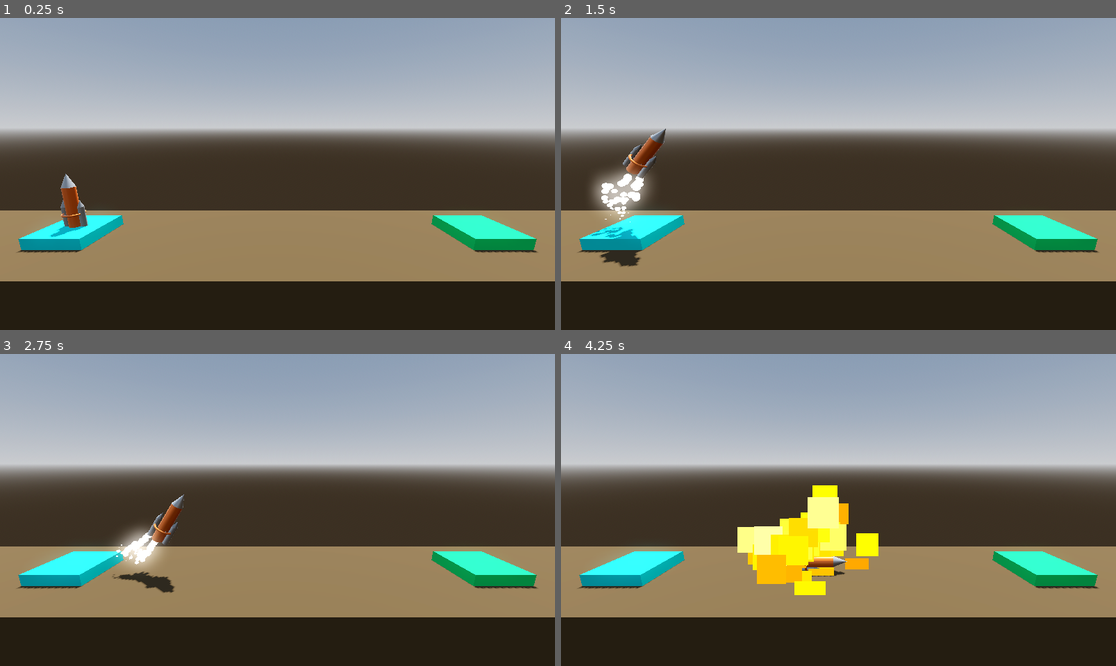
Above: before the commit, frames 1-4 (two rows, left to right).
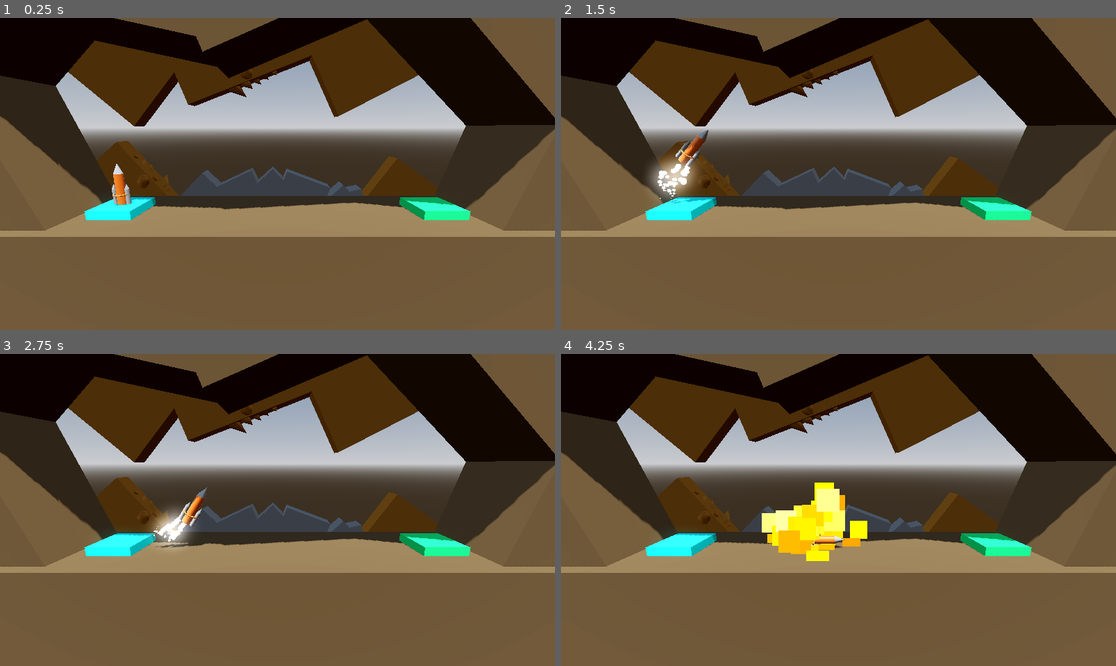
Above: after the commit, the same moments.

Repository: Tildozer/Boost
Game: Godot game, scene res://scenes/levels/level_1.tscn
The game is run twice, just before and just after one commit, with the same random seed, the same clock (stepped at 60 frames per second) and the same inputs.
Inputs:
- Up to frame 1 (0.25 s): no input
- Up to frame 2 (1.5 s): tap Enter at 0.5 s; hold D (rotate_right) 0.53-1.28 s; hold Space (boost) 0.53-1.28 s; hold A (rotate_left) from 1.28 s (still down); tap Space (boost) at 1.35 s
- Up to frame 3 (2.75 s): release A (rotate_left) at 2.03 s; hold D (rotate_right) from 2.03 s (still down); hold Space (boost) from 2.03 s (still down)
- Up to frame 4 (4.25 s): release Space (boost) at 2.78 s; tap Space (boost) at 2.85 s; release D (rotate_right) at 3.53 s; hold A (rotate_left) from 3.53 s (still down); hold Space (boost) from 3.53 s (still down)

The runs differ from the first frame. In frame 1, 74% of the frame differs, in the area x 0-100%, y 0-100%; in frame 2, 74%; in frame 3, 75%; in frame 4, 76%.

Commit message:
added enviroment, almost done with this game for lesson, add more once I'm done with blender lessons

Diff:
--- /dev/null
+++ b/assets/materials/backgroundBrown.tres
@@ -0,0 +1,4 @@
+[gd_resource type="StandardMaterial3D" format=3 uid="uid://bnsqu0mpgb60w"]
+
+[resource]
+albedo_color = Color(0.556622, 0.334998, 0, 1)
--- /dev/null
+++ b/assets/materials/floorColor.tres
@@ -0,0 +1,4 @@
+[gd_resource type="StandardMaterial3D" format=3 uid="uid://cw8o5bxiqug4a"]
+
+[resource]
+albedo_color = Color(0.30506, 0.230321, 0.123477, 1)
--- /dev/null
+++ b/assets/materials/stoneGrey.tres
@@ -0,0 +1,4 @@
+[gd_resource type="StandardMaterial3D" format=3 uid="uid://6n8vl7hu8wm0"]
+
+[resource]
+albedo_color = Color(0.439049, 0.439049, 0.439049, 1)
--- /dev/null
+++ b/scenes/enviroment/background.tscn
@@ -0,0 +1,121 @@
+[gd_scene load_steps=3 format=3 uid="uid://bi78dcd3salkd"]
+
+[ext_resource type="Material" uid="uid://bnsqu0mpgb60w" path="res://assets/materials/backgroundBrown.tres" id="1_y0upk"]
+[ext_resource type="Material" uid="uid://6n8vl7hu8wm0" path="res://assets/materials/stoneGrey.tres" id="2_jougr"]
+
+[node name="background" type="Node3D"]
+transform = Transform3D(0.78314, -0.621845, 0, 0.621845, 0.78314, 0, 0, 0, 1, 0, 0, 0)
+
+[node name="dirtBackground" type="CSGBox3D" parent="."]
+material_override = ExtResource("1_y0upk")
+size = Vector3(5, 5, 1)
+material = ExtResource("1_y0upk")
+
+[node name="background2" type="CSGBox3D" parent="dirtBackground"]
+transform = Transform3D(-0.303351, -0.952879, 0, 0.952879, -0.303351, 0, 0, 0, 1, 13.0163, -11.5195, 0)
+size = Vector3(5.0625, 5, 1)
+
+[node name="background3" type="CSGBox3D" parent="dirtBackground"]
+transform = Transform3D(-0.980508, -0.196477, 0, 0.196477, -0.980508, 0, 0, 0, 1, 17.9853, -2.65703, 0)
+size = Vector3(8.52417, 5, 1)
+
+[node name="background4" type="CSGBox3D" parent="dirtBackground"]
+transform = Transform3D(-0.165685, -0.986179, 0, 0.986179, -0.165685, 0, 0, 0, 1, 5.68572, 7.10933, 0)
+size = Vector3(8.52417, 5, 1)
+
+[node name="spike" type="CSGCylinder3D" parent="dirtBackground"]
+transform = Transform3D(0.5306, 0.788537, -0.310923, -0.827489, 0.402413, -0.39157, -0.183648, 0.465052, 0.866025, 2.50443, -0.299131, 0.186543)
+height = 1.19775
+cone = true
+material = ExtResource("2_jougr")
+
+[node name="spike2" type="CSGCylinder3D" parent="dirtBackground"]
+transform = Transform3D(0.501918, 0.861169, -0.0804138, -0.86361, 0.493884, -0.101272, -0.0474969, 0.120276, 0.991604, 2.31813, 0.175888, -0.143219)
+height = 1.19775
+cone = true
+
+[node name="spike3" type="CSGCylinder3D" parent="dirtBackground"]
+transform = Transform3D(0.500005, 0.866012, 0.00426529, -0.866019, 0.499983, 0.0053716, 0.00251932, -0.00637966, 0.999977, 2.65745, -0.880316, -0.0139885)
+height = 1.19775
+cone = true
+
+[node name="spike4" type="CSGCylinder3D" parent="dirtBackground"]
+transform = Transform3D(-0.199233, 0.74566, -0.635843, -0.83134, 0.214918, 0.512527, 0.518826, 0.630714, 0.577078, 2.2977, 1.31218, -0.0139885)
+height = 1.19775
+cone = true
+
+[node name="spike5" type="CSGCylinder3D" parent="dirtBackground"]
+transform = Transform3D(0.518668, 0.818174, 0.248143, -0.847226, 0.452853, 0.277727, 0.114856, -0.354281, 0.928059, 2.40217, 0.788711, -0.100992)
+height = 0.69458
+cone = true
+
+[node name="spike6" type="CSGCylinder3D" parent="dirtBackground"]
+transform = Transform3D(-0.766825, 0.56891, -0.297189, -0.199979, 0.228206, 0.952854, 0.609908, 0.790103, -0.0612234, 2.24701, -0.0163937, 0.660334)
+material_override = ExtResource("2_jougr")
+material_overlay = ExtResource("2_jougr")
+height = 1.19775
+cone = true
+
+[node name="topSpikes" type="CSGBox3D" parent="dirtBackground"]
+transform = Transform3D(-0.31434, 0.94931, 0, -0.94931, -0.31434, 0, 0, 0, 1, 11.4577, 2.65179, 0)
+material_override = ExtResource("1_y0upk")
+size = Vector3(5, 7.45459, 1)
+material = ExtResource("1_y0upk")
+
+[node name="spike" type="CSGCylinder3D" parent="dirtBackground/topSpikes"]
+transform = Transform3D(0.5306, 0.788537, -0.310923, -0.827489, 0.402413, -0.39157, -0.183648, 0.465052, 0.866025, 2.50443, -0.299131, 0.186543)
+height = 1.19775
+cone = true
+material = ExtResource("2_jougr")
+
+[node name="spike2" type="CSGCylinder3D" parent="dirtBackground/topSpikes"]
+transform = Transform3D(0.501918, 0.861169, -0.0804138, -0.86361, 0.493884, -0.101272, -0.0474969, 0.120276, 0.991604, 2.31813, 0.175888, -0.143219)
+height = 1.19775
+cone = true
+
+[node name="spike3" type="CSGCylinder3D" parent="dirtBackground/topSpikes"]
+transform = Transform3D(0.500005, 0.866012, 0.00426529, -0.866019, 0.499983, 0.0053716, 0.00251932, -0.00637966, 0.999977, 2.65745, -0.880316, -0.0139885)
+height = 1.19775
+cone = true
+
+[node name="spike4" type="CSGCylinder3D" parent="dirtBackground/topSpikes"]
+transform = Transform3D(-0.199233, 0.74566, -0.635843, -0.83134, 0.214918, 0.512527, 0.518826, 0.630714, 0.577078, 2.2977, 1.31218, -0.0139885)
+height = 1.19775
+cone = true
+
+[node name="spike5" type="CSGCylinder3D" parent="dirtBackground/topSpikes"]
+transform = Transform3D(0.518668, 0.818174, 0.248143, -0.847226, 0.452853, 0.277727, 0.114856, -0.354281, 0.928059, 2.40217, 0.788711, -0.100992)
+height = 0.69458
+cone = true
+
+[node name="spike6" type="CSGCylinder3D" parent="dirtBackground/topSpikes"]
+transform = Transform3D(-0.766825, 0.56891, -0.297189, -0.199979, 0.228206, 0.952854, 0.609908, 0.790103, -0.0612234, 2.24701, -0.0163937, 0.660334)
+material_override = ExtResource("2_jougr")
+material_overlay = ExtResource("2_jougr")
+height = 1.19775
+cone = true
+
+[node name="stoneBackground" type="CSGBox3D" parent="."]
+transform = Transform3D(0.0720197, 0.997403, 0, -0.997403, 0.0720197, 0, 0, 0, 1, 7.6473, -5.88684, 0.0347283)
+material_override = ExtResource("2_jougr")
+size = Vector3(3, 2, 1)
+
+[node name="stoneBackground2" type="CSGBox3D" parent="stoneBackground"]
+transform = Transform3D(0.868095, 0.496398, 0, -0.496398, 0.868095, 0, 0, 0, 1, 3.42003, 1.82366, 0)
+size = Vector3(3, 3.52649, 1)
+
+[node name="stoneBackground6" type="CSGBox3D" parent="stoneBackground"]
+transform = Transform3D(0.0333824, 0.999443, 0, -0.999443, 0.0333824, 0, 0, 0, 1, 3.88267, 2.00183, 0)
+size = Vector3(3, 3.52649, 1)
+
+[node name="stoneBackground3" type="CSGBox3D" parent="stoneBackground"]
+transform = Transform3D(0.448742, 0.893661, 0, -0.893661, 0.448742, 0, 0, 0, 1, 1.10835, 0.807178, 0)
+size = Vector3(3, 2.79926, 1)
+
+[node name="stoneBackground4" type="CSGBox3D" parent="stoneBackground"]
+transform = Transform3D(0.955108, 0.296258, 0, -0.296258, 0.955108, 0, 0, 0, 1, -1.28164, -1.79365, 0)
+size = Vector3(3, 2.79926, 1)
+
+[node name="stoneBackground5" type="CSGBox3D" parent="stoneBackground"]
+transform = Transform3D(0.0398359, 0.999206, 0, -0.999206, 0.0398359, 0, 0, 0, 1, -2.69081, -3.67493, 0)
+size = Vector3(3, 2.79926, 1)
--- /dev/null
+++ b/scenes/enviroment/floor.tscn
@@ -0,0 +1,33 @@
+[gd_scene load_steps=2 format=3 uid="uid://7vd1hhwdycn"]
+
+[ext_resource type="Material" uid="uid://cw8o5bxiqug4a" path="res://assets/materials/floorColor.tres" id="1_ukw5w"]
+
+[node name="Floor" type="CSGBox3D" groups=["obstacle"]]
+material_override = ExtResource("1_ukw5w")
+use_collision = true
+size = Vector3(30, 8, 5)
+material = ExtResource("1_ukw5w")
+
+[node name="wall" type="CSGBox3D" parent="."]
+transform = Transform3D(0.937008, -0.349308, 0, 0.349308, 0.937008, 0, 0, 0, 1, -12.1404, 6, 0)
+size = Vector3(4, 10, 4)
+
+[node name="wall2" type="CSGBox3D" parent="."]
+transform = Transform3D(0.962304, 0.271978, 0, -0.271978, 0.962304, 0, 0, 0, 1, 11.6497, 6, 0)
+size = Vector3(4, 10, 4)
+
+[node name="wall3" type="CSGBox3D" parent="."]
+transform = Transform3D(0.664566, 0.74723, 0, -0.74723, 0.664566, 0, 0, 0, 1, -12.1404, 12.2705, 0)
+size = Vector3(4, 10, 4)
+
+[node name="ceiling" type="CSGBox3D" parent="."]
+transform = Transform3D(-0.197161, 0.980371, 0, -0.980371, -0.197161, 0, 0, 0, 1, -6.46797, 13.7714, 0)
+size = Vector3(4, 10, 4)
+
+[node name="ceiling2" type="CSGBox3D" parent="."]
+transform = Transform3D(0.364292, 0.931285, 0, -0.931285, 0.364292, 0, 0, 0, 1, 1.40316, 14.1879, 0)
+size = Vector3(4, 10, 4)
+
+[node name="ceiling3" type="CSGBox3D" parent="."]
+transform = Transform3D(-0.660945, 0.750434, 0, -0.750434, -0.660945, 0, 0, 0, 1, 9.1077, 11.7127, 0)
+size = Vector3(4, 10, 4)
--- a/scenes/levels/level_1.tscn
+++ b/scenes/levels/level_1.tscn
@@ -1,7 +1,9 @@
-[gd_scene load_steps=9 format=3 uid="uid://c5elxy06evgjy"]
+[gd_scene load_steps=10 format=3 uid="uid://c5elxy06evgjy"]
 
 [ext_resource type="Script" uid="uid://cxtbitoqm04ks" path="res://scripts/landing_pad.gd" id="1_6iamk"]
+[ext_resource type="PackedScene" uid="uid://bi78dcd3salkd" path="res://scenes/enviroment/background.tscn" id="1_x42e6"]
 [ext_resource type="PackedScene" uid="uid://bd0phqxxkb8h1" path="res://scenes/player/player.tscn" id="2_nsrm0"]
+[ext_resource type="PackedScene" uid="uid://7vd1hhwdycn" path="res://scenes/enviroment/floor.tscn" id="2_x42e6"]
 
 [sub_resource type="ProceduralSkyMaterial" id="ProceduralSkyMaterial_rd3vj"]
 sky_horizon_color = Color(0.662243, 0.671743, 0.686743, 1)
@@ -16,9 +18,6 @@
 tonemap_mode = 2
 glow_enabled = true
 
-[sub_resource type="StandardMaterial3D" id="StandardMaterial3D_rd3vj"]
-albedo_color = Color(0.30506, 0.230321, 0.123477, 1)
-
 [sub_resource type="StandardMaterial3D" id="StandardMaterial3D_2q6dc"]
 albedo_color = Color(8.66354e-06, 0.860988, 0.860988, 1)
 
@@ -31,14 +30,14 @@
 environment = SubResource("Environment_w7c3h")
 
 [node name="DirectionalLight3D" type="DirectionalLight3D" parent="."]
-transform = Transform3D(-0.836514, -0.547671, 0.0173379, -0.224143, 0.370888, 0.901222, -0.500003, 0.749999, -0.43301, 0, 10, 0)
+transform = Transform3D(-0.836815, -0.547192, 0.0179, 0.201034, -0.2767, 0.939693, -0.509239, 0.789947, 0.341552, 0, 11.2988, 6.52997)
 shadow_enabled = true
 
-[node name="Floor" type="CSGBox3D" parent="." groups=["obstacle"]]
+[node name="Floor" parent="." instance=ExtResource("2_x42e6")]
 transform = Transform3D(1, 0, 0, 0, 1, 0, 0, 0, 1, 0, -4, 0)
-use_collision = true
-size = Vector3(30, 8, 5)
-material = SubResource("StandardMaterial3D_rd3vj")
+
+[node name="background" parent="." instance=ExtResource("1_x42e6")]
+transform = Transform3D(0.78314, -0.621845, 0, 0.621845, 0.78314, 0, 0, 0, 1, -9.64961, -0.30224, -3.0845)
 
 [node name="launchPad" type="CSGBox3D" parent="."]
 transform = Transform3D(1, 0, 0, 0, 1, 0, 0, 0, 1, -7.5, 0.2, 0)
@@ -55,7 +54,7 @@
 file_path = "uid://ds2fyaiqr1ee0"
 
 [node name="Camera3D" type="Camera3D" parent="."]
-transform = Transform3D(1, 0, 0, 0, 0.978148, 0.207912, 0, -0.207912, 0.978148, 0, 3.965, 7.52)
+transform = Transform3D(1, 0, 0, 0, 0.978148, 0.207912, 0, -0.207912, 0.978148, 0, 4, 10)
 fov = 71.3834
 
 [node name="player" parent="." instance=ExtResource("2_nsrm0")]
--- a/scenes/levels/level_2.tscn
+++ b/scenes/levels/level_2.tscn
@@ -1,6 +1,8 @@
-[gd_scene load_steps=10 format=3 uid="uid://ds2fyaiqr1ee0"]
+[gd_scene load_steps=11 format=3 uid="uid://ds2fyaiqr1ee0"]
 
+[ext_resource type="PackedScene" uid="uid://7vd1hhwdycn" path="res://scenes/enviroment/floor.tscn" id="1_fiq81"]
 [ext_resource type="Script" uid="uid://cxtbitoqm04ks" path="res://scripts/landing_pad.gd" id="1_g2h2n"]
+[ext_resource type="PackedScene" uid="uid://bi78dcd3salkd" path="res://scenes/enviroment/background.tscn" id="2_l37oo"]
 [ext_resource type="PackedScene" uid="uid://bd0phqxxkb8h1" path="res://scenes/player/player.tscn" id="2_ra442"]
 
 [sub_resource type="ProceduralSkyMaterial" id="ProceduralSkyMaterial_rd3vj"]
@@ -15,9 +17,6 @@
 sky = SubResource("Sky_2q6dc")
 tonemap_mode = 2
 glow_enabled = true
-
-[sub_resource type="StandardMaterial3D" id="StandardMaterial3D_rd3vj"]
-albedo_color = Color(0.30506, 0.230321, 0.123477, 1)
 
 [sub_resource type="StandardMaterial3D" id="StandardMaterial3D_nos0u"]
 albedo_color = Color(1, 0, 1, 1)
@@ -34,14 +33,14 @@
 environment = SubResource("Environment_w7c3h")
 
 [node name="DirectionalLight3D" type="DirectionalLight3D" parent="."]
-transform = Transform3D(-0.836514, -0.547671, 0.0173379, -0.224143, 0.370888, 0.901222, -0.500003, 0.749999, -0.43301, 0, 10, 0)
+transform = Transform3D(-0.836815, -0.547192, 0.0179, 0.201034, -0.2767, 0.939693, -0.50924, 0.789948, 0.341551, 0, 10, 0)
 shadow_enabled = true
 
-[node name="Floor" type="CSGBox3D" parent="." groups=["obstacle"]]
+[node name="Floor" parent="." instance=ExtResource("1_fiq81")]
 transform = Transform3D(1, 0, 0, 0, 1, 0, 0, 0, 1, 0, -4, 0)
-use_collision = true
-size = Vector3(30, 8, 5)
-material = SubResource("StandardMaterial3D_rd3vj")
+
+[node name="background" parent="." instance=ExtResource("2_l37oo")]
+transform = Transform3D(0.78314, -0.621845, 0, 0.621845, 0.78314, 0, 0, 0, 1, -9.64961, -0.30224, -3.0845)
 
 [node name="obstacle" type="CSGBox3D" parent="." groups=["obstacle"]]
 transform = Transform3D(1, 0, 0, 0, 1, 0, 0, 0, 1, 0, 1.5, 0)
--- a/scenes/levels/level_3.tscn
+++ b/scenes/levels/level_3.tscn
@@ -1,7 +1,9 @@
-[gd_scene load_steps=10 format=3 uid="uid://du6n1nm11b0qs"]
+[gd_scene load_steps=11 format=3 uid="uid://du6n1nm11b0qs"]
 
+[ext_resource type="PackedScene" uid="uid://7vd1hhwdycn" path="res://scenes/enviroment/floor.tscn" id="1_0ljxa"]
 [ext_resource type="Script" uid="uid://cxtbitoqm04ks" path="res://scripts/landing_pad.gd" id="1_44gv1"]
 [ext_resource type="PackedScene" uid="uid://bd0phqxxkb8h1" path="res://scenes/player/player.tscn" id="2_0ljxa"]
+[ext_resource type="PackedScene" uid="uid://bi78dcd3salkd" path="res://scenes/enviroment/background.tscn" id="2_0qepi"]
 
 [sub_resource type="ProceduralSkyMaterial" id="ProceduralSkyMaterial_rd3vj"]
 sky_horizon_color = Color(0.662243, 0.671743, 0.686743, 1)
@@ -15,9 +17,6 @@
 sky = SubResource("Sky_2q6dc")
 tonemap_mode = 2
 glow_enabled = true
-
-[sub_resource type="StandardMaterial3D" id="StandardMaterial3D_rd3vj"]
-albedo_color = Color(0.30506, 0.230321, 0.123477, 1)
 
 [sub_resource type="StandardMaterial3D" id="StandardMaterial3D_nos0u"]
 albedo_color = Color(1, 0, 1, 1)
@@ -34,14 +33,14 @@
 environment = SubResource("Environment_w7c3h")
 
 [node name="DirectionalLight3D" type="DirectionalLight3D" parent="."]
-transform = Transform3D(-0.836514, -0.547671, 0.0173379, -0.224143, 0.370888, 0.901222, -0.500003, 0.749999, -0.43301, 0, 10, 0)
+transform = Transform3D(-0.836815, -0.547192, 0.0179, 0.201034, -0.2767, 0.939693, -0.50924, 0.789948, 0.341551, 0, 10, 0)
 shadow_enabled = true
 
-[node name="Floor" type="CSGBox3D" parent="." groups=["obstacle"]]
+[node name="Floor" parent="." instance=ExtResource("1_0ljxa")]
 transform = Transform3D(1, 0, 0, 0, 1, 0, 0, 0, 1, 0, -4, 0)
-use_collision = true
-size = Vector3(30, 8, 5)
-material = SubResource("StandardMaterial3D_rd3vj")
+
+[node name="background" parent="." instance=ExtResource("2_0qepi")]
+transform = Transform3D(0.78314, -0.621845, 0, 0.621845, 0.78314, 0, 0, 0, 1, -9.64961, -0.30224, -3.0845)
 
 [node name="first_obstacle" type="CSGBox3D" parent="." groups=["obstacle"]]
 transform = Transform3D(1, 0, 0, 0, 1, 0, 0, 0, 1, -3.5, 1.5, 0)
--- a/scenes/levels/level_4.tscn
+++ b/scenes/levels/level_4.tscn
@@ -1,6 +1,8 @@
-[gd_scene load_steps=10 format=3 uid="uid://rk33yhmov7l3"]
+[gd_scene load_steps=11 format=3 uid="uid://rk33yhmov7l3"]
 
+[ext_resource type="PackedScene" uid="uid://7vd1hhwdycn" path="res://scenes/enviroment/floor.tscn" id="1_ogj6a"]
 [ext_resource type="Script" uid="uid://cxtbitoqm04ks" path="res://scripts/landing_pad.gd" id="1_vmkp1"]
+[ext_resource type="PackedScene" uid="uid://bi78dcd3salkd" path="res://scenes/enviroment/background.tscn" id="2_anwe6"]
 [ext_resource type="PackedScene" uid="uid://bd0phqxxkb8h1" path="res://scenes/player/player.tscn" id="2_w6h2s"]
 [ext_resource type="PackedScene" uid="uid://dip433wpgngm7" path="res://scenes/obstacles/moving_obstacle.tscn" id="3_w6h2s"]
 
@@ -17,9 +19,6 @@
 tonemap_mode = 2
 glow_enabled = true
 
-[sub_resource type="StandardMaterial3D" id="StandardMaterial3D_rd3vj"]
-albedo_color = Color(0.30506, 0.230321, 0.123477, 1)
-
 [sub_resource type="StandardMaterial3D" id="StandardMaterial3D_2q6dc"]
 albedo_color = Color(8.66354e-06, 0.860988, 0.860988, 1)
 
@@ -32,14 +31,14 @@
 environment = SubResource("Environment_w7c3h")
 
 [node name="DirectionalLight3D" type="DirectionalLight3D" parent="."]
-transform = Transform3D(-0.836514, -0.547671, 0.0173379, -0.224143, 0.370888, 0.901222, -0.500003, 0.749999, -0.43301, 0, 10, 0)
+transform = Transform3D(-0.836815, -0.547192, 0.0179, 0.201034, -0.2767, 0.939693, -0.50924, 0.789948, 0.341551, 0, 10, 0)
 shadow_enabled = true
 
-[node name="Floor" type="CSGBox3D" parent="." groups=["obstacle"]]
+[node name="Floor" parent="." instance=ExtResource("1_ogj6a")]
 transform = Transform3D(1, 0, 0, 0, 1, 0, 0, 0, 1, 0, -4, 0)
-use_collision = true
-size = Vector3(30, 8, 5)
-material = SubResource("StandardMaterial3D_rd3vj")
+
+[node name="background" parent="." instance=ExtResource("2_anwe6")]
+transform = Transform3D(0.78314, -0.621845, 0, 0.621845, 0.78314, 0, 0, 0, 1, -9.64961, -0.30224, -3.0845)
 
 [node name="launchPad" type="CSGBox3D" parent="."]
 transform = Transform3D(1, 0, 0, 0, 1, 0, 0, 0, 1, -7.5, 0.2, 0)
